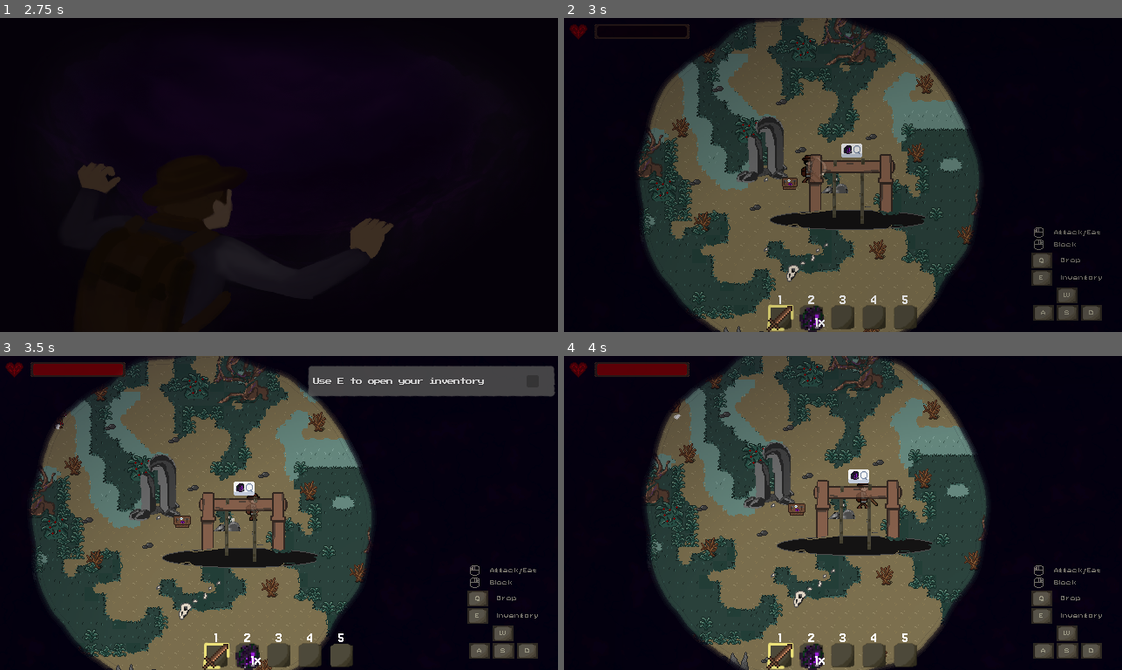
Above: before the commit, frames 1-4 (two rows, left to right).
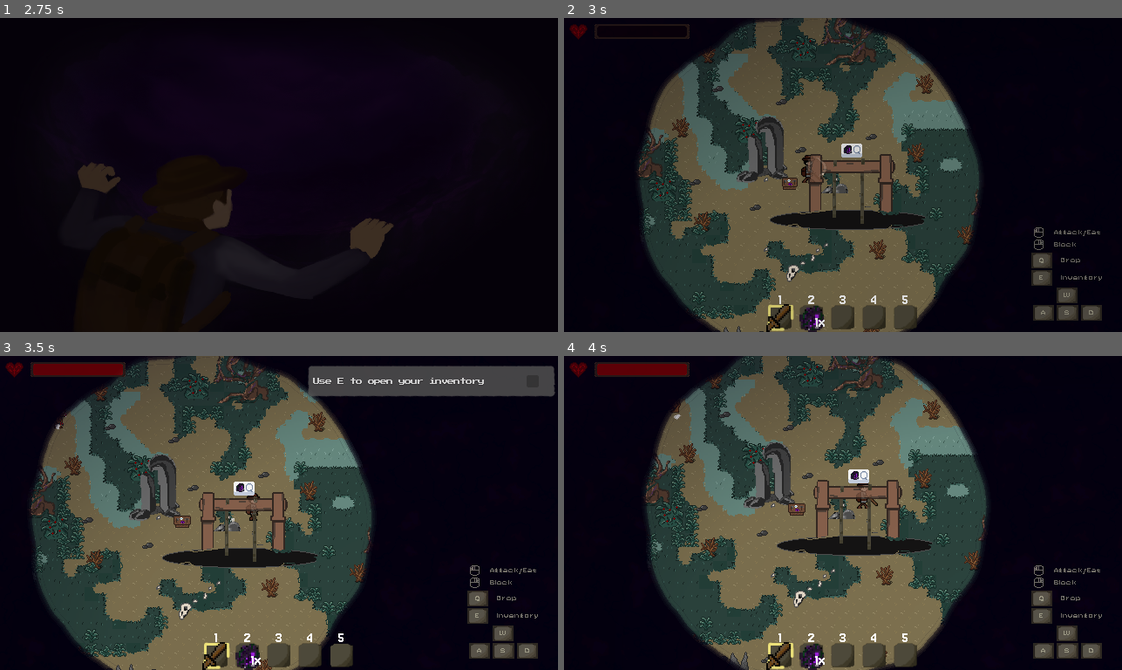
Above: after the commit, the same moments.

Repository: TimoRoggel/EverDark
Game: Godot game, scene res://UI/Main menu/main_menu.tscn
Same seed, same stepped clock (60 frames per second), same inputs: the game is played once before the commit and once after it. The engine's default icon, where the game draws it, is replaced by a stand-in: a white triangle on a blue panel in a dark square. Sound files missing from this copy of the repository are replaced by a short silence.
Inputs (mouse positions are in pixels of both pictures, inside the frame that each line leads up to):
- Up to frame 1 (2.75 s): click "Start a new game" at 0.5 s; click "Start a new game" at 1.25 s; click "OK" at 2 s
- Up to frame 2 (3 s): tap Enter (ui_accept) at 2.75 s; move the mouse to (965, 159) at 2.77 s; press the mouse at (965, 159) at 2.78 s; hold D (right) from 2.78 s (still down)
- Up to frame 3 (3.5 s): keep holding D (right); tap Enter (ui_accept) at 3.02 s
- Up to frame 4 (4 s): release D (right) at 3.5 s; release the mouse at (965, 497) at 3.5 s; drag from (731, 528) to (658, 569) at 3.52 s

Frame 1 is identical in both runs. In frame 2, 0.1% of the frame differs, in the area x 36-41%, y 91-100%; in frame 3, 0.2%, in the area x 36-47%, y 49-100%; in frame 4, 0.2%.

Commit message:
updated tool sprites #1

Diff:
--- a/scenes/characters/player.tscn
+++ b/scenes/characters/player.tscn
@@ -221,8 +221,8 @@
 y_sort_enabled = true
 use_parent_material = true
 sprite_frames = ExtResource("2_6ux5t")
-animation = &"move_up"
-frame_progress = 0.24464774
+animation = &"move_right"
+frame_progress = 0.2243734
 centered = false
 offset = Vector2(-16, -32)
 
--- a/scripts/tools/generated_tile_map_layer.gd
+++ b/scripts/tools/generated_tile_map_layer.gd
@@ -82,7 +82,7 @@
 	if generated_chunks.has(where):
 		return
 	generated_chunks.append(where)
-	find_and_place_tile(where)
+	#find_and_place_tile(where)
 	process_terrain_queue(where)
 
 
Binary file changed: graphics/characters/player/player_fight_down_9.png
Binary file changed: graphics/characters/player/player_fight_side_9.png
Binary file changed: graphics/characters/player/player_fight_up_9.png
Binary file changed: map/Art Assets/Weapons&Tools/16x16_luminaxe.png
Binary file changed: map/Art Assets/Weapons&Tools/16x16_luminpickaxe.png
Binary file changed: map/Art Assets/Weapons&Tools/16x16_luminsword.png
Binary file changed: map/Art Assets/Weapons&Tools/16x16_stoneaxe.png
Binary file changed: map/Art Assets/Weapons&Tools/16x16_stonepickaxe.png
Binary file changed: map/Art Assets/Weapons&Tools/16x16_stonesword.png
Binary file changed: map/Art Assets/Weapons&Tools/16x16_voicoreaxe.png
Binary file changed: map/Art Assets/Weapons&Tools/16x16_voidcorepickaxe.png
Binary file changed: map/Art Assets/Weapons&Tools/16x16_voidcoresword.png
(and 3 more such lines)
